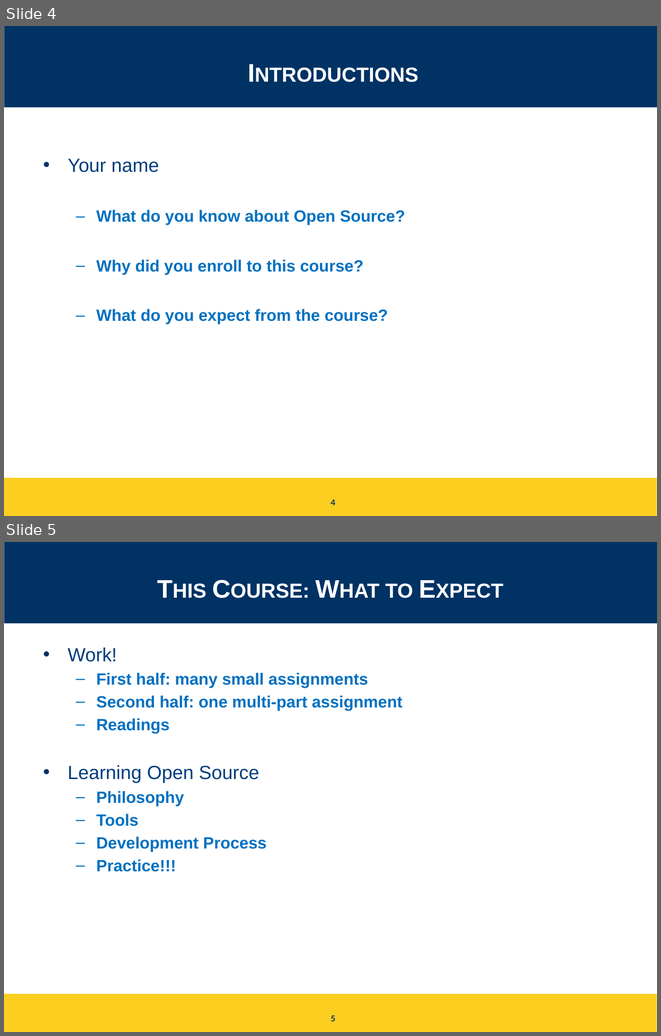
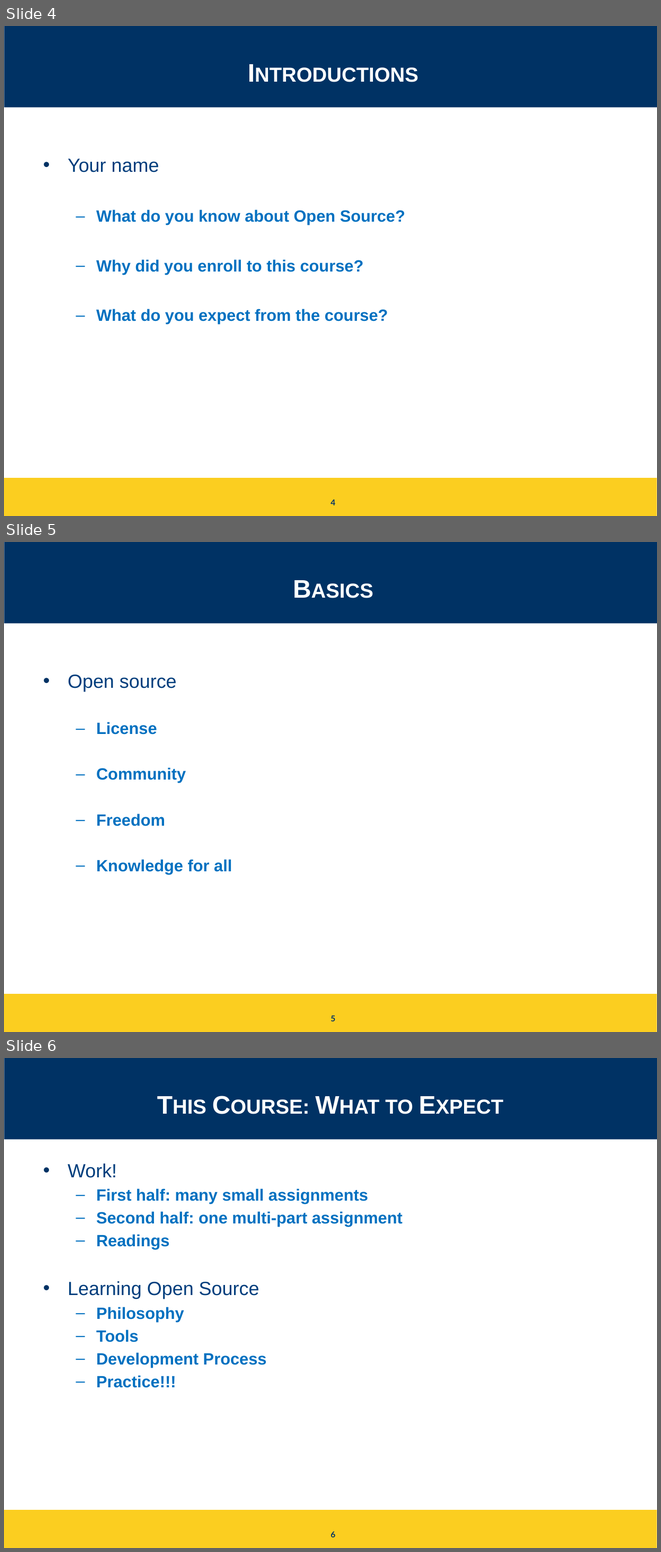
Before and after one commit to igorsteinmacher/SL-UTFPR-2021, a slide deck: notes/Lecture_01.pptx. Shown one above the other, each under a label of ours: slides 4 and 5 before the commit, slides 4, 5 and 6 after it. The pictures are 661x1036 and 661x1552 pixels, drawn with LibreOffice and Linux fonts; fonts in the diff are those of the drawing. Boxes give left, top, right and bottom in pixels: in the first picture for what was removed or moved away, otherwise in the second. Text is boxed around its words. In the diff, an @@ line names an element or a change of style, - is before the commit and + after.

Commit message:
Small update in Lecture 1

```diff
--- a/notes/Lecture_01.pptx
+++ b/notes/Lecture_01.pptx
@@ slide 5 added at (4,542,657,1032), background #FFFFFF; not listed: 3 template elements that a slide beside it also shows @@
@@ title added at (37,553,629,623), 28 pt, text #FFFFFF, bold, small capitals @@
+Basics
@@ text added at (68,674,232,874), 18 pt, text #0070C0, bold @@
+• Open source
+  – License
+  – Community
+  – Freedom
+  – Knowledge for all
@@ page number added at (330,1015,335,1021), 9 pt, text #003264, bold @@
+5
@@ what was slide 5 is now slide 6 @@
@@ page number at (330,1531,335,1537): text changed @@
-5
+6
```
